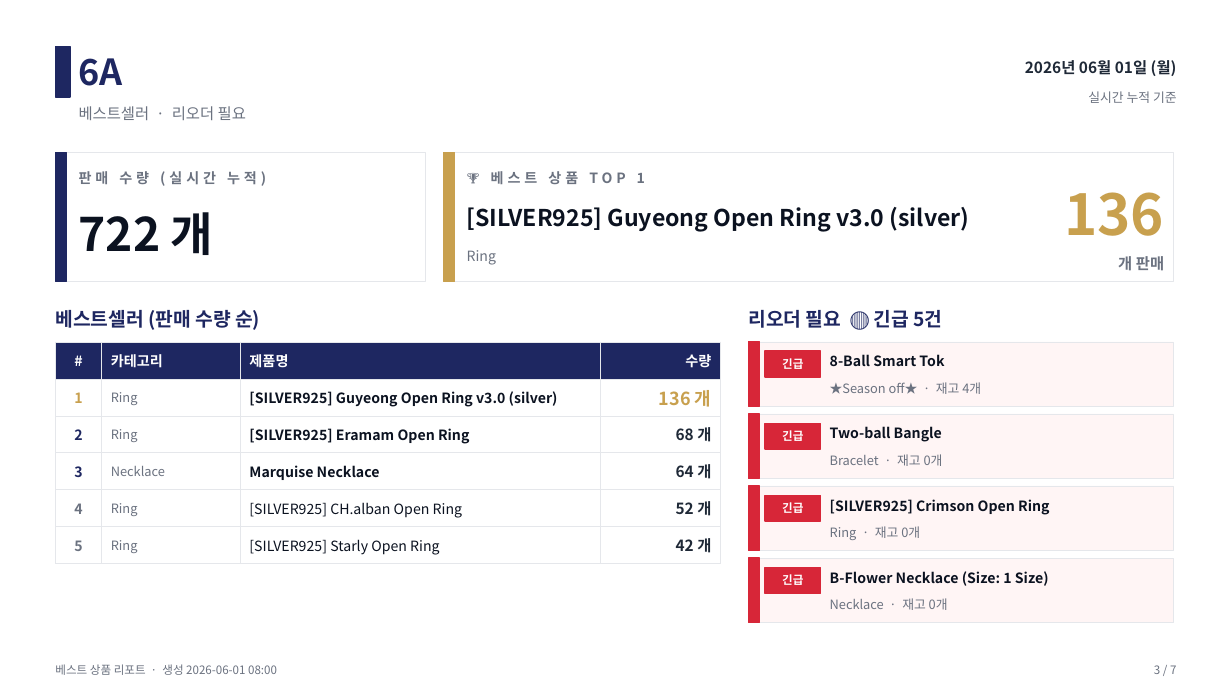
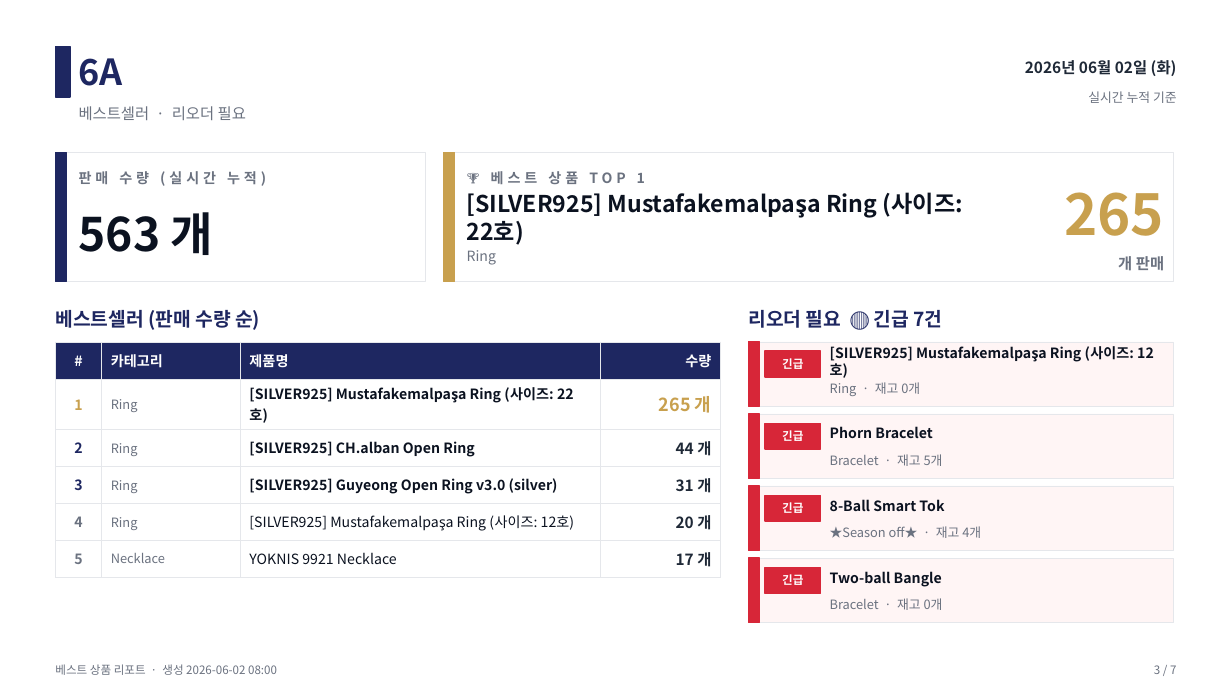
Before and after one commit to j65209/Brightbeed, a slide deck: slide 3 of data/sales-report.pptx. Drawn at 1232x693 pixels with LibreOffice and Linux fonts; fonts in the diff are those of the drawing. Boxes give left, top, right and bottom in pixels: in the first picture for what was removed or moved away, otherwise in the second. Text is boxed around its words. In the diff, an @@ line names an element or a change of style, - is before the commit and + after.

```diff
--- a/data/sales-report.pptx
+++ b/data/sales-report.pptx
@@ text at (1025, 60, 1177, 76): text changed @@
-2026년 06월 01일 (월)
+2026년 06월 02일 (화)
@@ text at (467, 192, 963, 245): text changed @@
-[SILVER925] Guyeong Open Ring v3.0 (silver)
+[SILVER925] Mustafakemalpaşa Ring (사이즈: 22호)
@@ text at (1064, 192, 1164, 236): text changed @@
-136
+265
@@ text at (79, 212, 214, 255): text changed @@
-722 개
+563 개
@@ text at (748, 310, 942, 328): text changed @@
-리오더 필요 🔴 긴급 5건
+리오더 필요 🔴 긴급 7건
@@ table at (55, 342, 721, 571) @@
-row 2, column 3: [SILVER925] Guyeong Open Ring v3.0 (silver)
+row 2, column 3: [SILVER925] Mustafakemalpaşa Ring (사이즈: 22호)
-row 2, column 4: 136 개
+row 2, column 4: 265 개
-row 3, column 3: [SILVER925] Eramam Open Ring
+row 3, column 3: [SILVER925] CH.alban Open Ring
-row 3, column 4: 68 개
+row 3, column 4: 44 개
-row 4: 3 | Necklace | Marquise Necklace | 64 개
+row 4: 3 | Ring | [SILVER925] Guyeong Open Ring v3.0 (silver) | 31 개
-row 5, column 3: [SILVER925] CH.alban Open Ring
+row 5, column 3: [SILVER925] Mustafakemalpaşa Ring (사이즈: 12호)
-row 5, column 4: 52 개
+row 5, column 4: 20 개
-row 6: 5 | Ring | [SILVER925] Starly Open Ring | 42 개
+row 6: 5 | Necklace | YOKNIS 9921 Necklace | 17 개
@@ text at (830, 346, 1134, 362): text changed @@
-8-Ball Smart Tok
+[SILVER925] Mustafakemalpaşa Ring (사이즈: 12호)
@@ text at (830, 382, 920, 396): text changed @@
-★Season off★ · 재고 4개
+Ring · 재고 0개
@@ text at (830, 426, 932, 438): text changed @@
-Two-ball Bangle
+Phorn Bracelet
@@ text at (830, 454, 943, 466): text changed @@
-Bracelet · 재고 0개
+Bracelet · 재고 5개
@@ text at (830, 499, 944, 511): text changed @@
-[SILVER925] Crimson Open Ring
+8-Ball Smart Tok
@@ text at (830, 526, 981, 538): text changed @@
-Ring · 재고 0개
+★Season off★ · 재고 4개
@@ text at (830, 598, 943, 610): text changed @@
-Necklace · 재고 0개
+Bracelet · 재고 0개
@@ text at (830, 571, 942, 587): text changed @@
-B-Flower Necklace (Size: 1 Size)
+Two-ball Bangle
@@ text at (55, 664, 277, 675): text changed @@
-베스트 상품 리포트 · 생성 2026-06-01 08:00
+베스트 상품 리포트 · 생성 2026-06-02 08:00
```
Also in this commit, not shown: 6 other slides changed.
